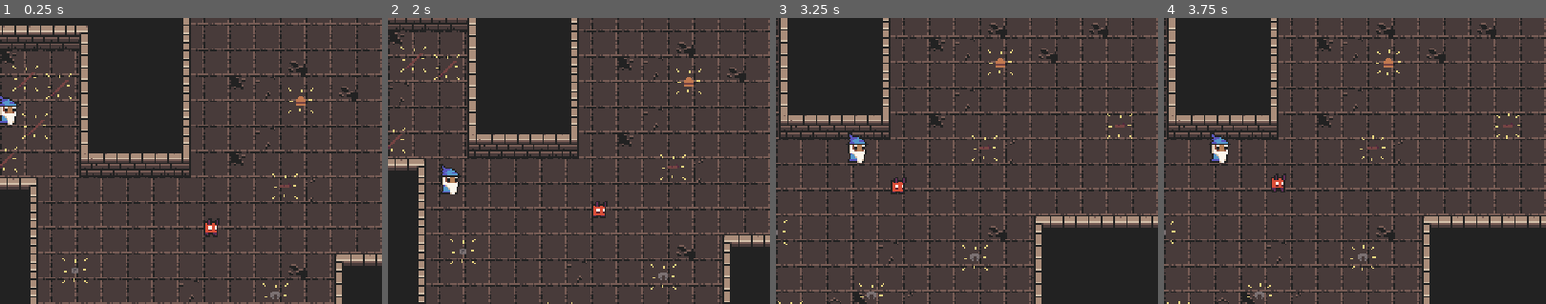
Above: before the commit, frames 1-4 (left to right).
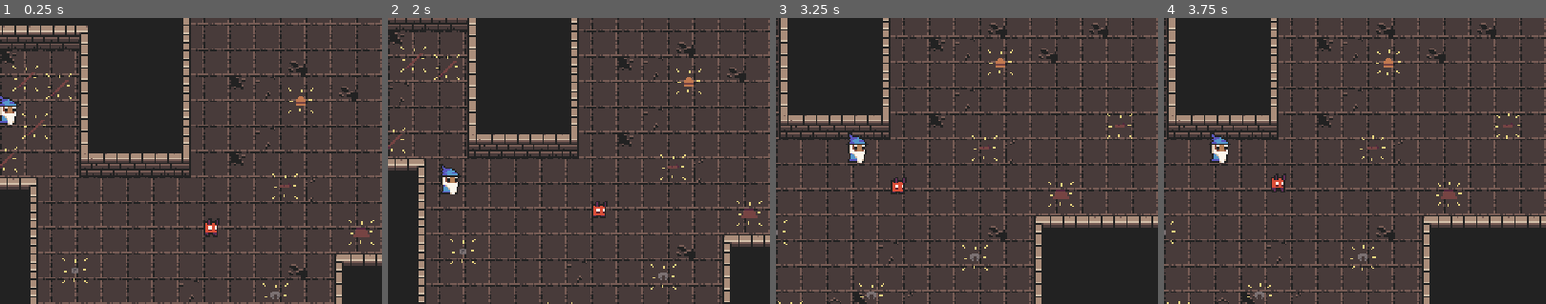
Above: after the commit, the same moments.

Repository: lownpho/mages
Game: Godot game, scene res://scenes/world.tscn
The game is run twice, just before and just after one commit, with the same random seed, the same clock (stepped at 60 frames per second) and the same inputs.
Inputs (mouse positions are % of the whole screen's width and height, from its top left):
- Up to frame 1 (0.25 s): no input
- Up to frame 2 (2 s): move the mouse to (72, 45) at 0.52 s; hold D (right) 0.53-1.28 s; right-click (72, 45) at 0.6 s; tap Enter at 1.25 s; move the mouse to (30, 55) at 1.27 s; hold S (down) from 1.28 s (still down); click (30, 55) at 1.35 s
- Up to frame 3 (3.25 s): move the mouse to (60, 28) at 2.02 s; release S (down) at 2.03 s; hold D (right) 2.03-2.78 s; right-click (60, 28) at 2.1 s; move the mouse to (45, 70) at 2.77 s; hold W (up) from 2.78 s (still down); click (45, 70) at 2.85 s
- Up to frame 4 (3.75 s): move the mouse to (80, 65) at 3.52 s; release W (up) at 3.53 s; hold A (left) from 3.53 s (still down); right-click (80, 65) at 3.6 s
The pictures show only the part of the screen within x 50-100%, y 34-84%; the shares and areas given below are measured in that part.

The runs differ from the first frame. In frame 1, 0.1% of the frame differs, in the area x 91-98%, y 70-80%; in frame 2, 0.1%; in frame 3, 0.1%; in frame 4, 0.1%, in the area x 71-78%, y 57-66%.

Commit message:
Add test robe

Diff:
--- a/characters/player/player.gd
+++ b/characters/player/player.gd
@@ -22,6 +22,7 @@
 
 var weapon: WeaponNode
 var hat: ItemResource
+var robe: ItemResource
 
 func _ready() -> void:
 	add_to_group("player")
@@ -135,6 +136,11 @@
 		max_mana += hat.max_mana_modifier
 		skill += hat.skill_modifier
 		speed += hat.speed_modifier
+	if robe:
+		max_health += robe.max_health_modifier
+		max_mana += robe.max_mana_modifier
+		skill += robe.skill_modifier
+		speed += robe.speed_modifier
 
 	health = clamp(health, 0, max_health)
 	mana = clamp(mana, 0, max_mana)
@@ -160,5 +166,7 @@
 				weapon.setup(slot.item as WeaponResource)
 		GlobalInventory.ItemType.HAT:
 			hat = slot.item
+		GlobalInventory.ItemType.ROBE:
+			robe = slot.item
 	_recompute_stats()
 	_broadcast_stats()
--- /dev/null
+++ b/items/robe_resource.gd
@@ -0,0 +1,5 @@
+extends ItemResource
+class_name RobeResource
+
+func get_item_type() -> GlobalInventory.ItemType:
+	return GlobalInventory.ItemType.ROBE
--- /dev/null
+++ b/items/robes/test_robe.tres
@@ -0,0 +1,16 @@
+[gd_resource type="Resource" script_class="RobeResource" load_steps=4 format=3 uid="uid://eifq8vyxv5w0"]
+
+[ext_resource type="Script" uid="uid://bmefpj6dy5twd" path="res://items/robe_resource.gd" id="1_script"]
+[ext_resource type="Texture2D" uid="uid://b0a8t8d0wu5o2" path="res://items/robes/robes.png" id="2_atlas"]
+
+[sub_resource type="AtlasTexture" id="AtlasTexture_icon"]
+atlas = ExtResource("2_atlas")
+region = Rect2(0, 0, 16, 16)
+
+[resource]
+script = ExtResource("1_script")
+icon = SubResource("AtlasTexture_icon")
+skill_modifier = 0
+speed_modifier = 0
+max_health_modifier = 10
+max_mana_modifier = 10
--- a/scenes/world.tscn
+++ b/scenes/world.tscn
@@ -11,6 +11,7 @@
 [ext_resource type="Resource" uid="uid://bwrb1hnnvg1am" path="res://items/hats/wisdom_hat.tres" id="9_wisdom"]
 [ext_resource type="Resource" uid="uid://uyyts546hn7y" path="res://items/hats/skill_hat.tres" id="10_skill"]
 [ext_resource type="Resource" uid="uid://dlduudm00h82w" path="res://items/hats/speed_hat.tres" id="11_speed"]
+[ext_resource type="Resource" uid="uid://eifq8vyxv5w0" path="res://items/robes/test_robe.tres" id="12_robe"]
 
 [node name="World" type="Node2D"]
 
@@ -110,3 +111,11 @@
 [node name="SpeedPickup" parent="pickups" instance=ExtResource("6_pickup")]
 position = Vector2(-158, 77)
 item = ExtResource("11_speed")
+
+[node name="TestRobePickup" parent="pickups" instance=ExtResource("6_pickup")]
+position = Vector2(-120, 160)
+item = ExtResource("12_robe")
+
+[node name="TestRobePickup2" parent="pickups" instance=ExtResource("6_pickup")]
+position = Vector2(-120, 160)
+item = ExtResource("12_robe")
Not shown, added: items/robe_resource.gd.uid
Not shown: 1 places in scenes/world.tscn that only renumber resources
